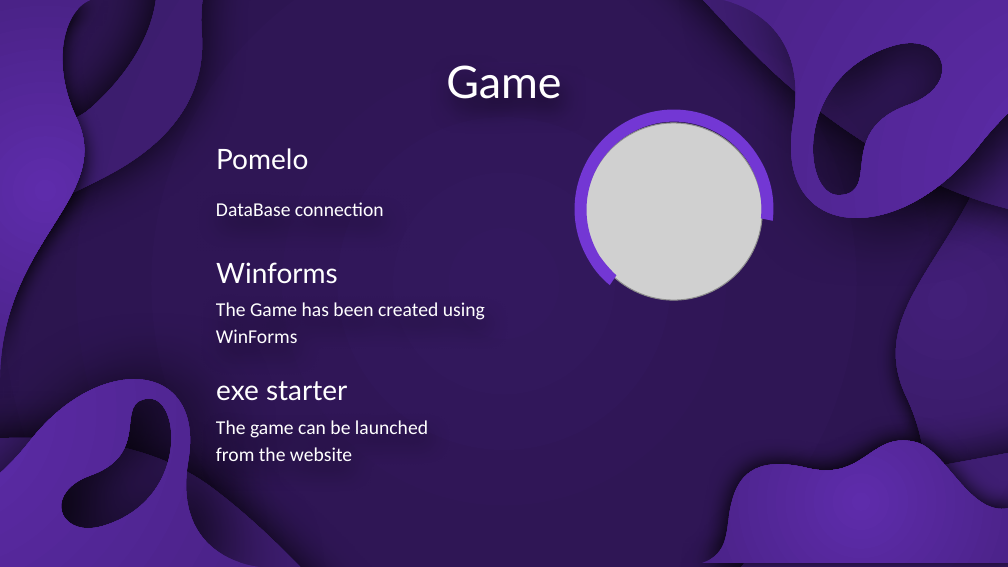
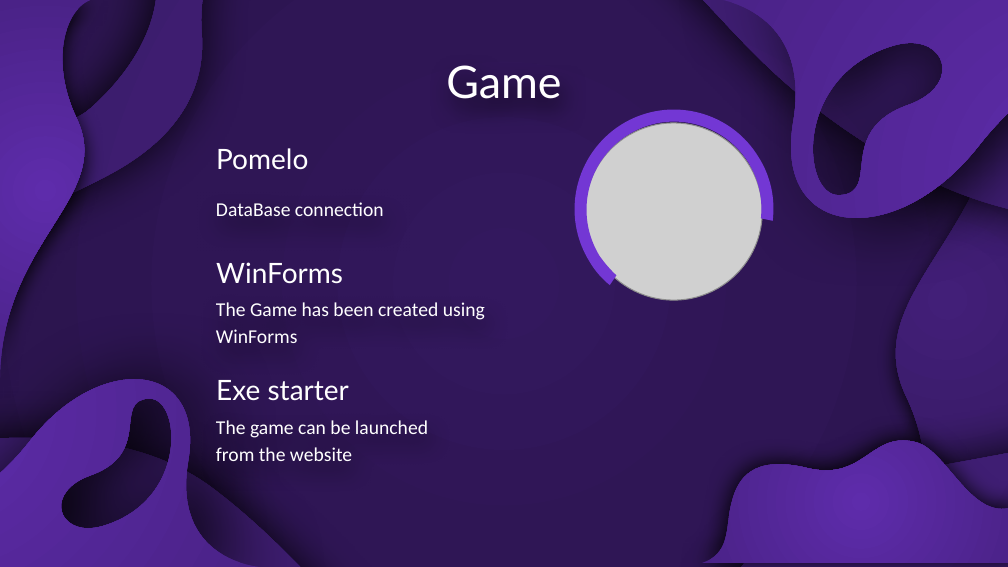
Before and after one commit to SzaboZoltan11/book-shop-website, a slide deck: slide 9 of BookShop_presentation.pptx. Drawn at 1008x567 pixels with LibreOffice and Linux fonts; fonts in the diff are those of the drawing; grey boxes stand for pictures. Boxes give left, top, right and bottom in pixels: in the first picture for what was removed or moved away, otherwise in the second. Text is boxed around its words. In the diff, an @@ line names an element or a change of style, - is before the commit and + after.

```diff
--- a/BookShop_presentation.pptx
+++ b/BookShop_presentation.pptx
@@ text at <box>216,262,343,284</box>: text changed @@
-Winforms
+WinForms
@@ text at <box>216,380,349,401</box>: text changed @@
-exe starter
+Exe starter
```
Also in this commit, not shown: 4 other slides changed.
